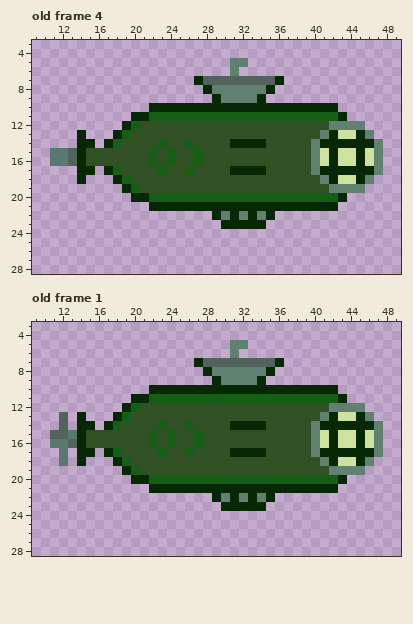
One commit to this pixel-art file: assets/sub/sub.ase. This is how it looked before the edit.
64x32 pixels, 4 frames. Shown: old frame 4: x 9..49, y 3..28; old frame 1: x 9..49, y 3..28. The commit also changed other frames, which this record leaves out.
Now the later version:
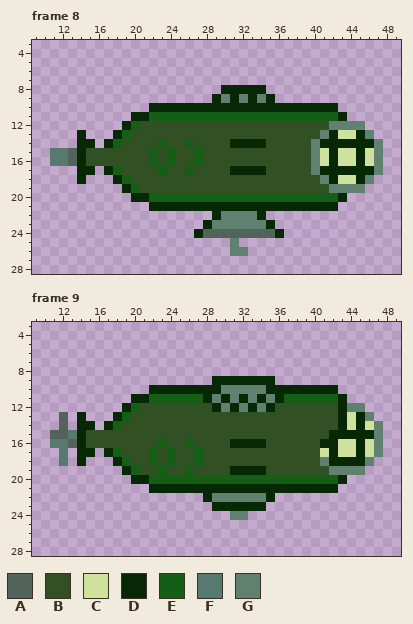
Palette (. is transparent): A #51635a  B #315124  C #cee19d  D #072805  E #155e15  F #58796f  G #618170
A new or re-ordered frame is compared with the old frame closest to it.
What changed:
frames 4 -> 11
Frame 8 is new; against old frame 4:
Colour A is added in row 24 at x 28 to 35.
Colour D is added in row 9 at x 35; in row 23 at x 28 and 35; in row 24 at x 27 and 36.
Colour D replaces colour G in row 8 at x 30 to 34; in row 9 at x 31 and 33; in row 22 at x 34.
Colour G is added in row 23 at x 29; in row 25 at x 31; in row 26 at x 31 to 32.
Colour G replaces colour D in row 9 at x 34; in row 22 at x 31 and 33; in row 23 at x 30 to 34.
Colour A is gone in row 7 at x 28 to 35.
Colour D is gone in row 7 at x 27 and 36; in row 8 at x 28 and 35; in row 22 at x 35.
Colour G is gone in row 5 at x 31 to 32; in row 6 at x 31; in row 8 at x 29.
Frame 9 is new; against old frame 1:
Colour B replaces colour C in row 15 at x 41.
Colour B replaces colour D in row 13 at x 42; in row 14 at x 31 to 34 and 41 to 42; in row 17 at x 31 to 34.
Colour B replaces colour E in row 14 at x 23 and 26; in rows 15 to 16 at x 22, 24 and 27; in row 17 at x 23 and 26.
Colour B replaces colour G in row 12 at x 42; in row 13 at x 41; in rows 14 to 17 at x 40.
Colour C replaces colour D in row 14 at x 44 and 46; in row 17 at x 41, 43 to 44 and 46.
Colour D is added in row 9 at x 35; in row 22 at x 28; in row 23 at x 29.
Colour D replaces colour B in row 12 at x 29, 31, 33 and 35; in row 16 at x 31 to 34; in row 19 at x 31 to 34.
Colour D replaces colour C in row 13 at x 43; in row 15 at x 43 to 44 and 46; in row 16 at x 41; in row 18 at x 43 to 44.
Colour D replaces colour E in row 11 at x 28, 30, 32, 34 and 36.
Colour D replaces colour G in row 9 at x 30 to 33; in row 12 at x 43.
Colour E replaces colour B in row 16 at x 23 and 26; in rows 17 to 18 at x 22, 24 and 27; in row 19 at x 23 and 26.
Colour G is added in row 24 at x 31 to 32.
Colour G replaces colour B in row 12 at x 30, 32 and 34.
Colour G replaces colour D in row 10 at x 30 to 34; in row 22 at x 29, 31 and 33.
Colour G replaces colour E in row 11 at x 29, 31, 33 and 35.
Colour A is gone in row 7 at x 28 to 35.
Colour D is gone in row 7 at x 27 and 36; in row 8 at x 28 and 35.
Colour G is gone in row 5 at x 31 to 32; in row 6 at x 31; in row 8 at x 29 to 34.
Changed places in both pictures, as pixel boxes (x1, y1, x2, y2):
changed: (194, 58, 284, 103)
changed: (194, 211, 284, 256)
changed: (149, 340, 374, 520)
